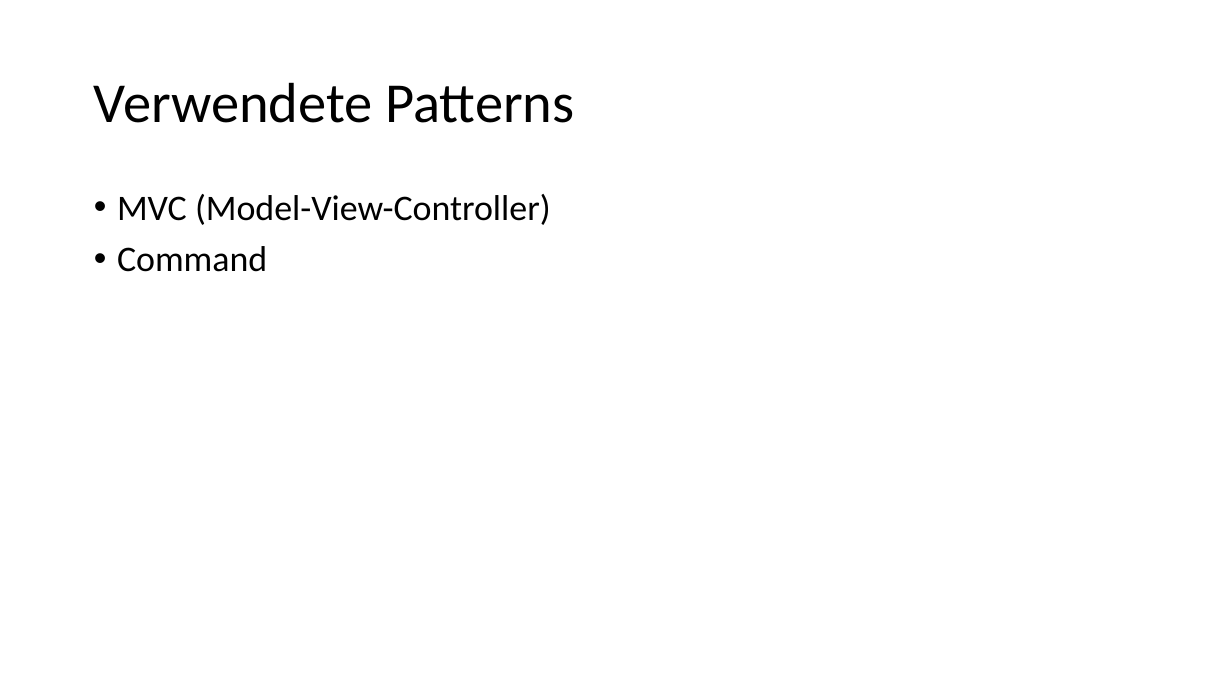
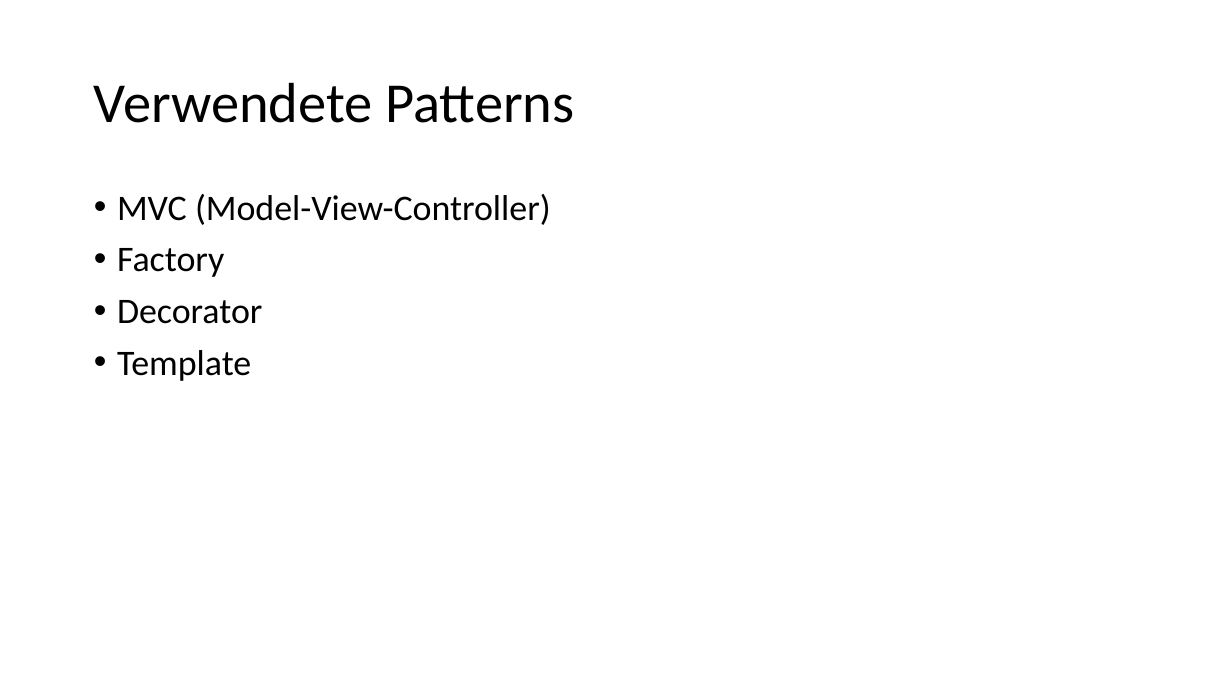
Before and after one commit to SWEHashiSG/hashi, a slide deck: slide 4 of documentation/Präsentation_Hashi_TeamSG.pptx (slide 3 before the commit). Drawn at 1232x693 pixels with LibreOffice and Linux fonts; fonts in the diff are those of the drawing. Boxes give left, top, right and bottom in pixels: in the first picture for what was removed or moved away, otherwise in the second. Text is boxed around its words. In the diff, an @@ line names an element or a change of style, - is before the commit and + after.

```diff
--- a/documentation/Präsentation_Hashi_TeamSG.pptx
+++ b/documentation/Präsentation_Hashi_TeamSG.pptx
@@ text at [117,248,262,381]: text changed @@
-• Command
+• Factory
+• Decorator
+• Template
```
Also in this commit, not shown: 3 slides added, 1 slide removed.
